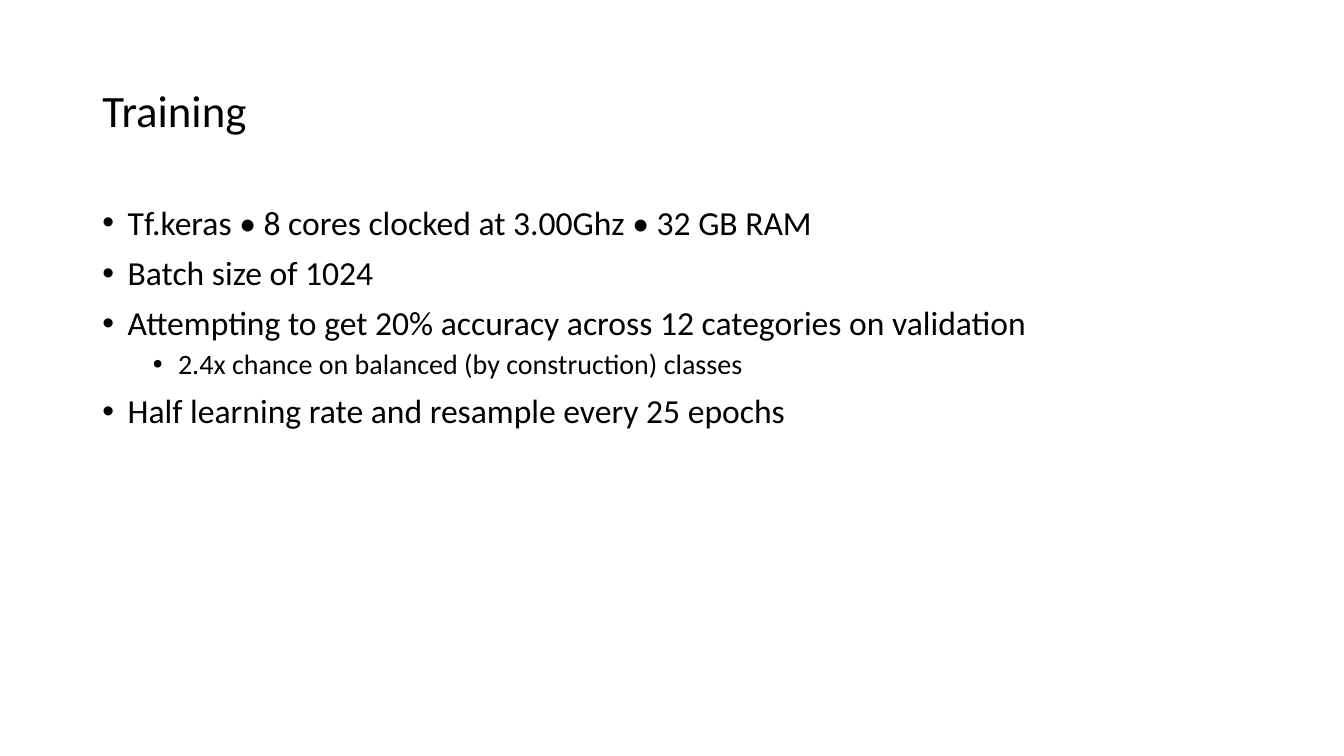
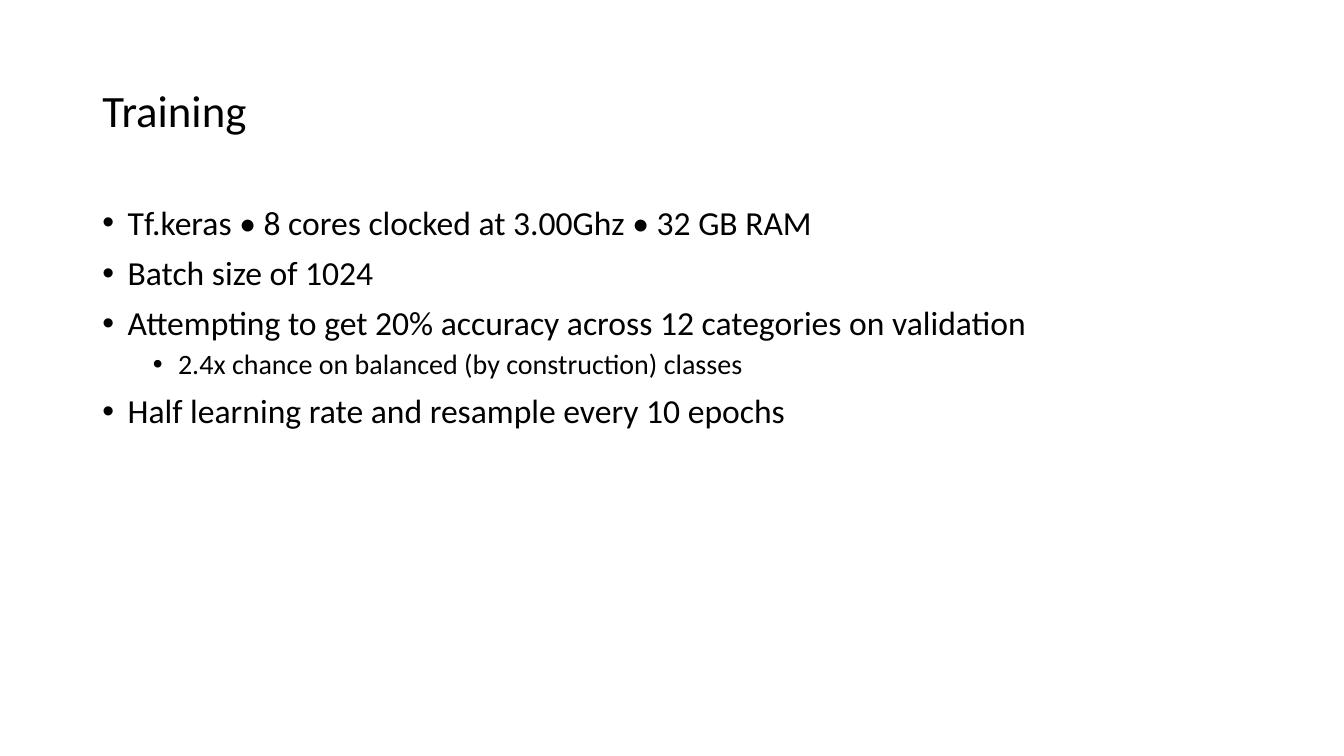
Before and after one commit to jgomezm/Music-Classification, a slide deck: slide 6 of Presentation-1-.pptx. Drawn at 1344x756 pixels with LibreOffice and Linux fonts; fonts in the diff are those of the drawing. Boxes give left, top, right and bottom in pixels: in the first picture for what was removed or moved away, otherwise in the second. Text is boxed around its words. In the diff, an @@ line names an element or a change of style, - is before the commit and + after.

```diff
--- a/Presentation-1-.pptx
+++ b/Presentation-1-.pptx
@@ text at (128, 399, 785, 429): text changed @@
-• Half learning rate and resample every 25 epochs
+• Half learning rate and resample every 10 epochs
```
Also in this commit, not shown: 1 other slide changed, 2 slides removed, 51 other files.
